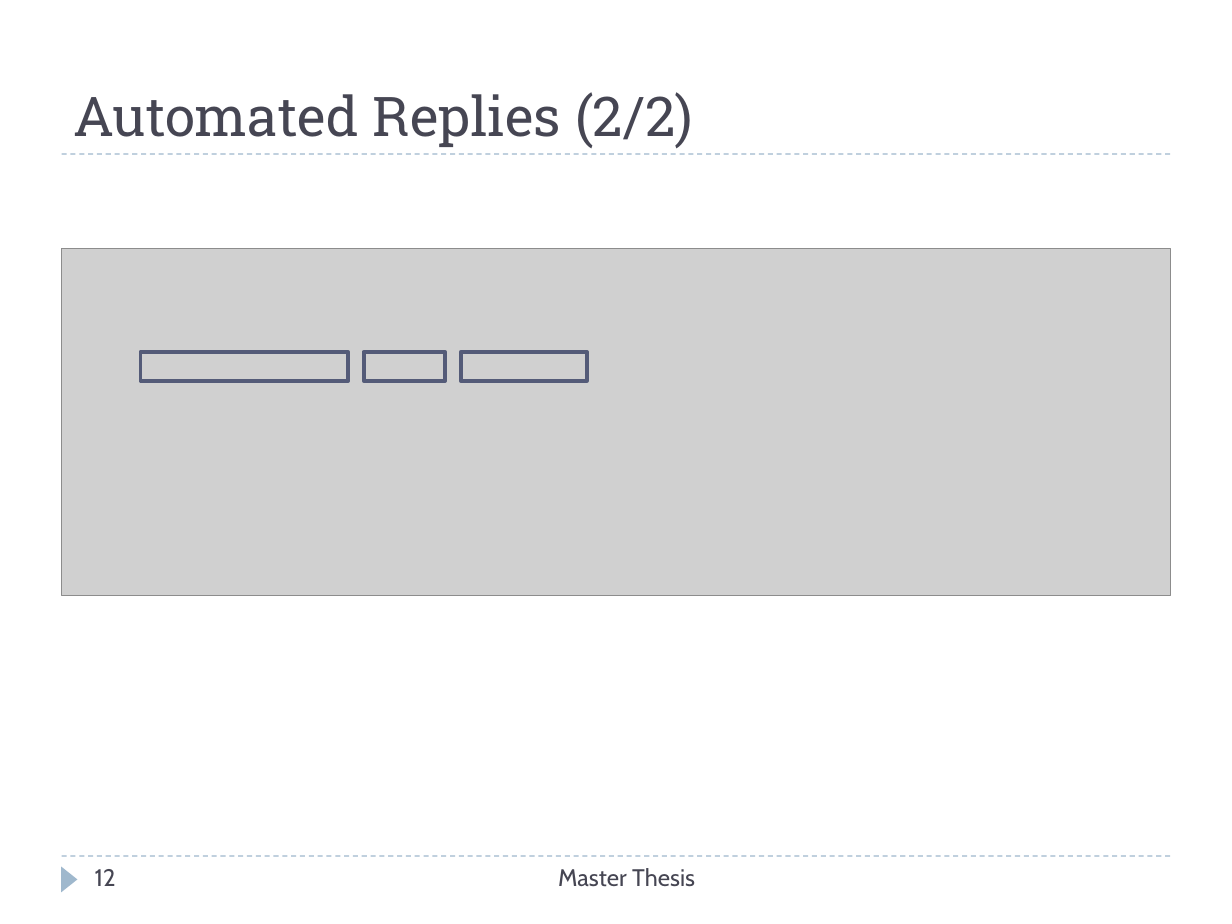
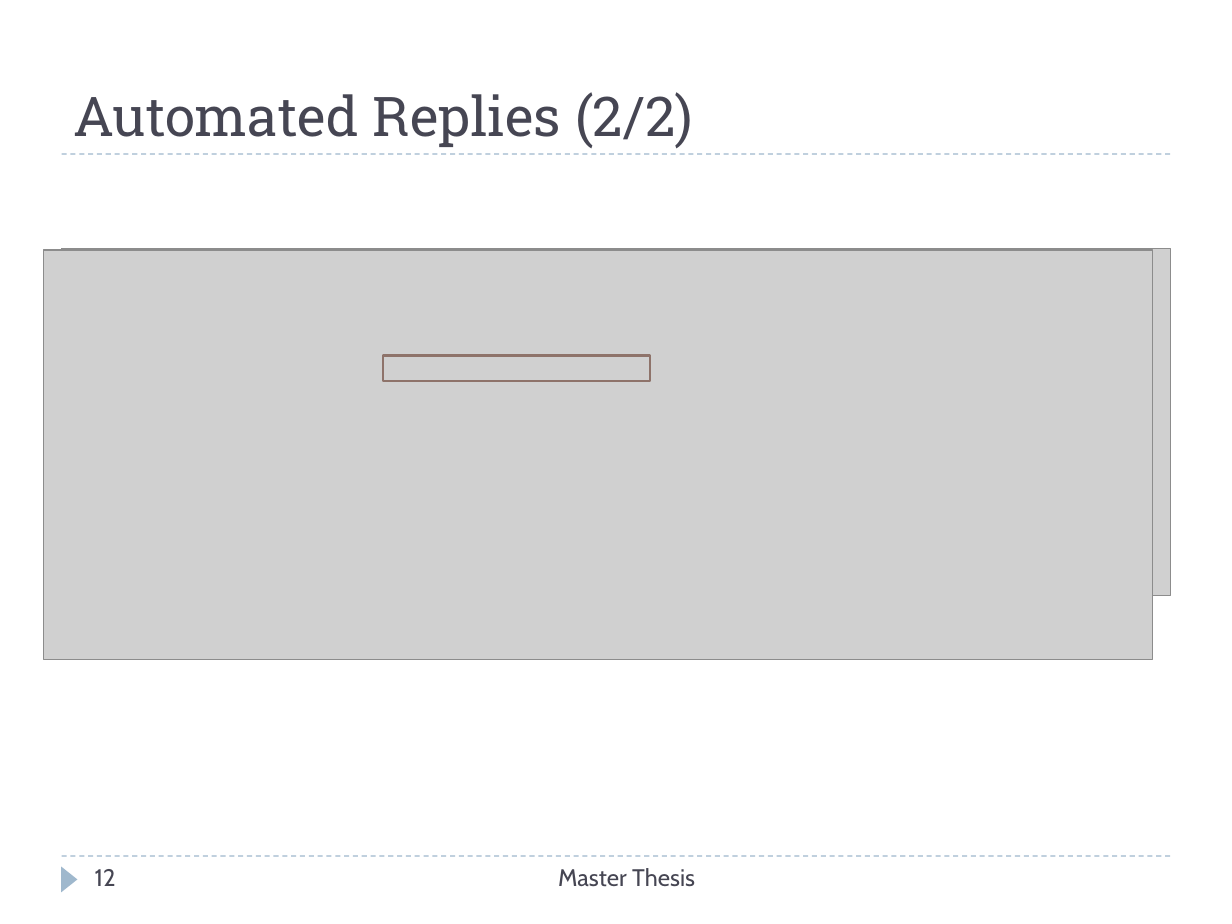
Before and after one commit to Christos-Papoulas/master_thesis, a slide deck: slide 12 of presentation/presentation.pptx. Drawn at 1232x924 pixels with LibreOffice and Linux fonts; fonts in the diff are those of the drawing; grey boxes stand for pictures. Boxes give left, top, right and bottom in pixels: in the first picture for what was removed or moved away, otherwise in the second. Text is boxed around its words. In the diff, an @@ line names an element or a change of style, - is before the commit and + after.

Commit message:
new ppt & pdf

```diff
--- a/presentation/presentation.pptx
+++ b/presentation/presentation.pptx
@@ picture added at bbox=[43, 250, 1152, 659] @@
@@ rectangle removed at bbox=[140, 352, 347, 382] @@
@@ rectangle removed at bbox=[363, 352, 445, 382] @@
@@ rectangle: place and size @@
-rectangle at bbox=[461, 352, 586, 382]
+rectangle at bbox=[383, 355, 650, 381]
@@ rectangle at bbox=[383, 355, 650, 381]: outline #545C79 2.25 pt to #8E736A 1.5 pt @@
```
Also in this commit, not shown: 6 other files.
